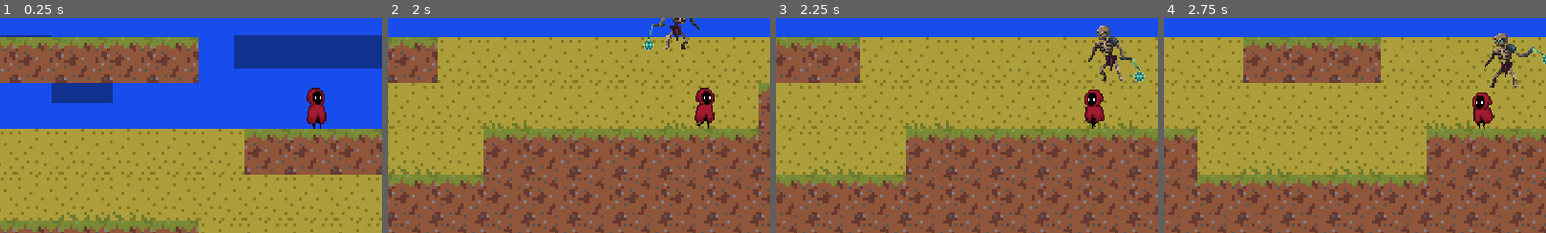
Above: before the commit, frames 1-4 (left to right).
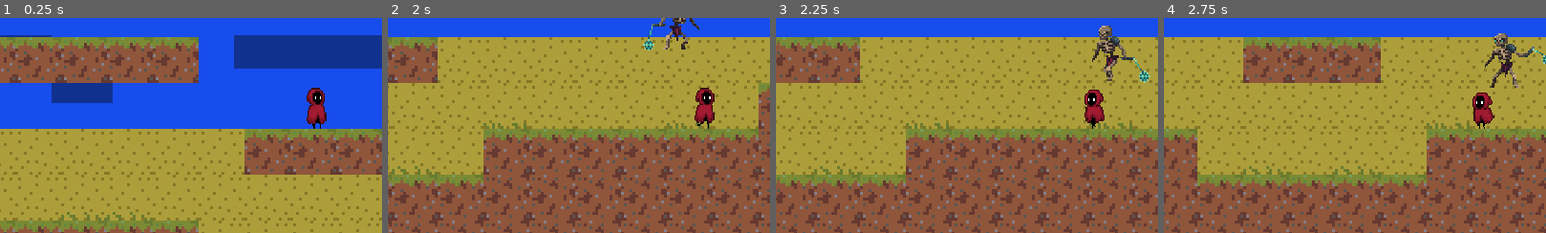
Above: after the commit, the same moments.

Repository: yeegz/Fallen-Asteri
Game: Godot game, scene res://scene.tscn
Same seed, same stepped clock (60 frames per second), same inputs: the game is played once before the commit and once after it. This scene is started directly instead of the project's main scene.
Inputs:
- Up to frame 1 (0.25 s): no input
- Up to frame 2 (2 s): tap Enter (ui_accept) at 0.5, 0.77, 1.52 s; hold Right (ui_right) from 0.53 s (still down); tap L (ui_attack) at 0.6, 1.35 s
- Up to frame 3 (2.25 s): release Right (ui_right) at 2.03 s; hold Left (ui_left) from 2.03 s (still down); tap L (ui_attack) at 2.1 s
- Up to frame 4 (2.75 s): keep holding Left (ui_left)
The pictures show only the part of the screen within x 1-51%, y 30-80%; the shares and areas given below are measured in that part.

Frames 1-2 are identical in both runs. In frame 3, 1.2% of the frame differs, in the area x 81-98%, y 3-31%; in frame 4, nothing differs.

Commit message:
added enemy attack animation

Diff:
--- a/Scenes/character_body_2d.gd
+++ b/Scenes/character_body_2d.gd
@@ -18,7 +18,6 @@
 	var grav = gravity(delta)
 	var anim = animations(control)
 	player_attack()
-	print(PLAYER_STAMINA)
 
 #Easiest way for enemy hitbox to idintify player is through methods. Creating throwaway
 #function temporarily
@@ -72,8 +71,6 @@
 		animation.play("jump")
 	elif control == 0 or velocity.x == 0:
 		animation.play("idle")
-	elif Input.is_action_just_pressed("ui_attack") and player_attack_range == true and player_attack_cooldown == true and PLAYER_STAMINA > stamina_requirement:
-		animation.play("attack")
 
 
 func _on_player_attack_range_body_entered(body):
--- a/Scenes/character_body_2d.tscn
+++ b/Scenes/character_body_2d.tscn
@@ -240,8 +240,9 @@
 position = Vector2(53.629, 91.5)
 scale = Vector2(1.77319, 2.03125)
 sprite_frames = SubResource("SpriteFrames_ccfa5")
-animation = &"run"
-frame_progress = 0.280584
+animation = &"attack"
+frame = 5
+frame_progress = 0.38306
 
 [node name="player" type="Sprite2D" parent="."]
 visible = false
--- a/Scenes/enemy_12d.gd
+++ b/Scenes/enemy_12d.gd
@@ -65,6 +65,8 @@
 		animation.play("enemy_idle")
 	elif attack_range == true:
 		animation.play("enemy_attack")
+	elif attack_cooldown == true:
+		animation.play("enemy_walk")
 
 #pathfinding, knockback
 func pathing(player_chase, delta, SPEED, JUMP):
--- a/Scenes/enemy_12d.tscn
+++ b/Scenes/enemy_12d.tscn
@@ -340,8 +340,9 @@
 position = Vector2(52.25, 54.5)
 scale = Vector2(2.33594, 2.39062)
 sprite_frames = SubResource("SpriteFrames_ex4hy")
-animation = &"enemy_attack"
-frame_progress = 0.990873
+animation = &"enemy_walk"
+frame = 2
+frame_progress = 0.463232
 
 [node name="enemy_hitbox" type="Area2D" parent="."]
 collision_layer = 4
